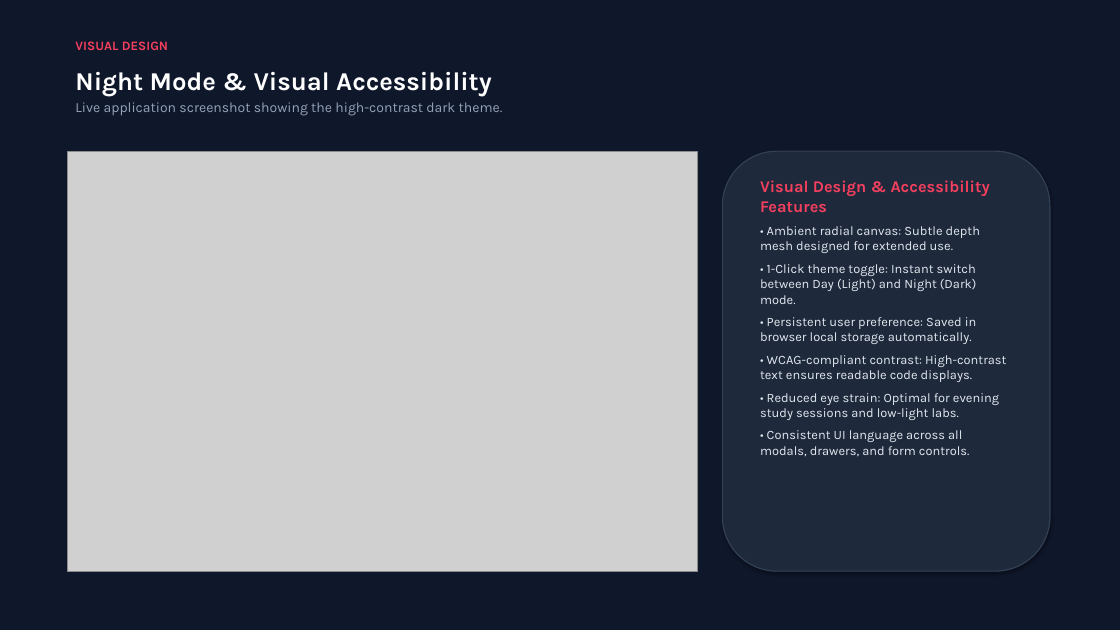
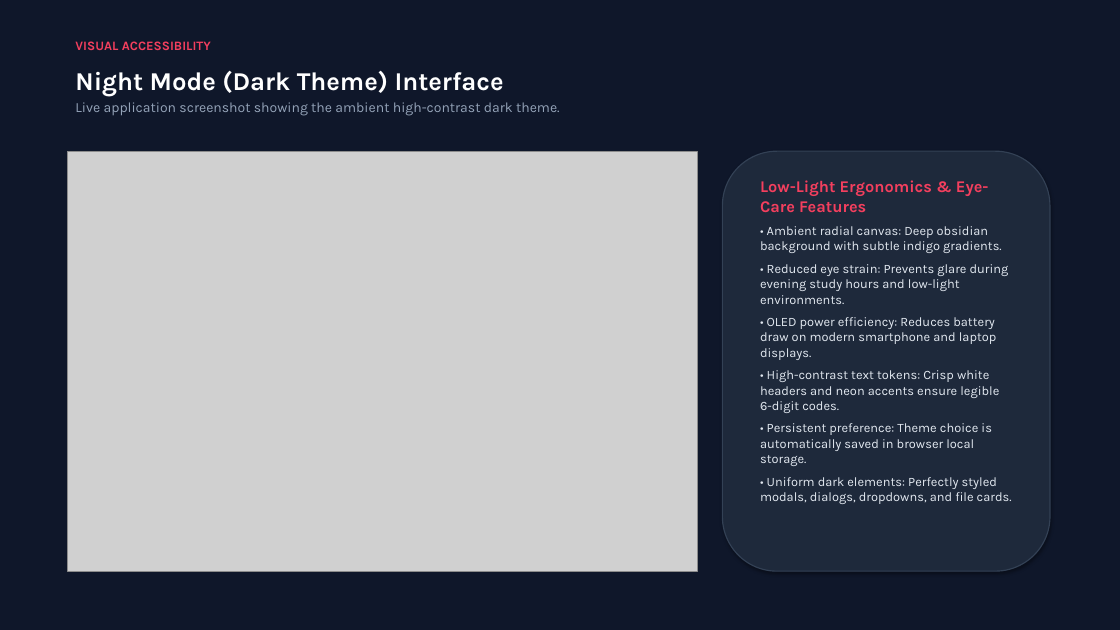
Before and after one commit to sathidevivaraprasadreddy/share, a slide deck: slide 15 of QuickShare_Presentation.pptx (slide 14 before the commit). Drawn at 1120x630 pixels with LibreOffice and Linux fonts; fonts in the diff are those of the drawing; grey boxes stand for pictures. Boxes give left, top, right and bottom in pixels: in the first picture for what was removed or moved away, otherwise in the second. Text is boxed around its words. In the diff, an @@ line names an element or a change of style, - is before the commit and + after.

Commit message:
docs(presentation): add Light Mode real screenshot and dedicated daylight accessibility slide

```diff
--- a/QuickShare_Presentation.pptx
+++ b/QuickShare_Presentation.pptx
@@ text at bbox=[75, 41, 211, 50]: text changed @@
-VISUAL DESIGN
+VISUAL ACCESSIBILITY
@@ text at bbox=[75, 71, 560, 116]: text changed @@
-Night Mode & Visual Accessibility
-Live application screenshot showing the high-contrast dark theme.
+Night Mode (Dark Theme) Interface
+Live application screenshot showing the ambient high-contrast dark theme.
@@ text at bbox=[760, 180, 1012, 504]: text changed @@
-Visual Design & Accessibility Features
-• Ambient radial canvas: Subtle depth mesh designed for extended use.
-• 1-Click theme toggle: Instant switch between Day (Light) and Night (Dark) mode.
-• Persistent user preference: Saved in browser local storage automatically.
-• WCAG-compliant contrast: High-contrast text ensures readable code displays.
-• Reduced eye strain: Optimal for evening study sessions and low-light labs.
-• Consistent UI language across all modals, drawers, and form controls.
+Low-Light Ergonomics & Eye-Care Features
+• Ambient radial canvas: Deep obsidian background with subtle indigo gradients.
+• Reduced eye strain: Prevents glare during evening study hours and low-light environments.
+• OLED power efficiency: Reduces battery draw on modern smartphone and laptop displays.
+• High-contrast text tokens: Crisp white headers and neon accents ensure legible 6-digit codes.
+• Persistent preference: Theme choice is automatically saved in browser local storage.
+• Uniform dark elements: Perfectly styled modals, dialogs, dropdowns, and file cards.
```
Also in this commit, not shown: 1 slide added, 1 other file.
